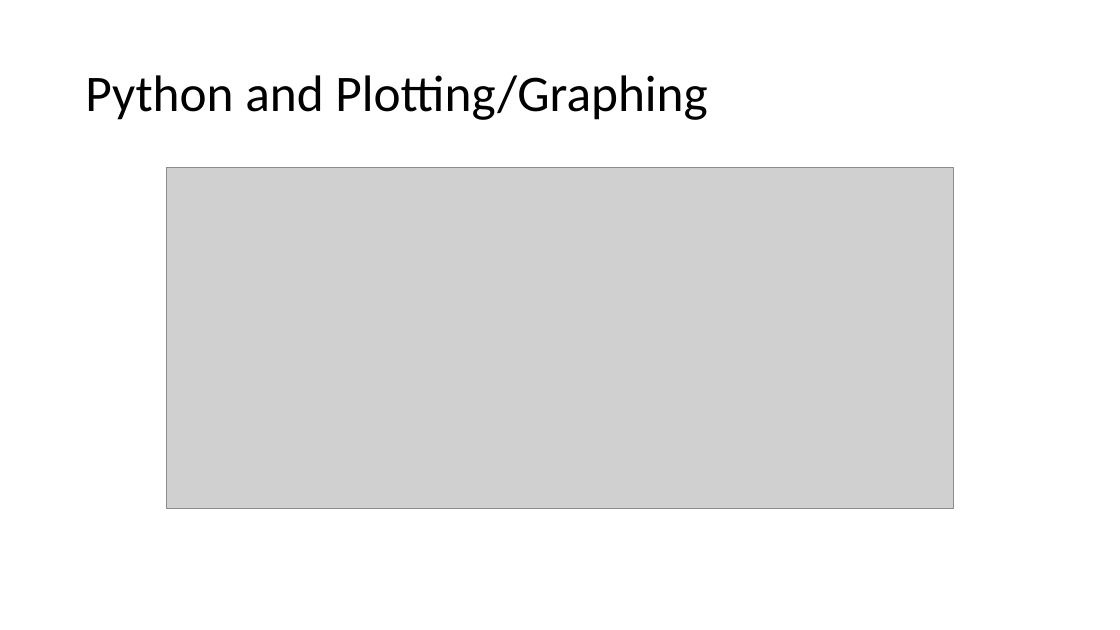
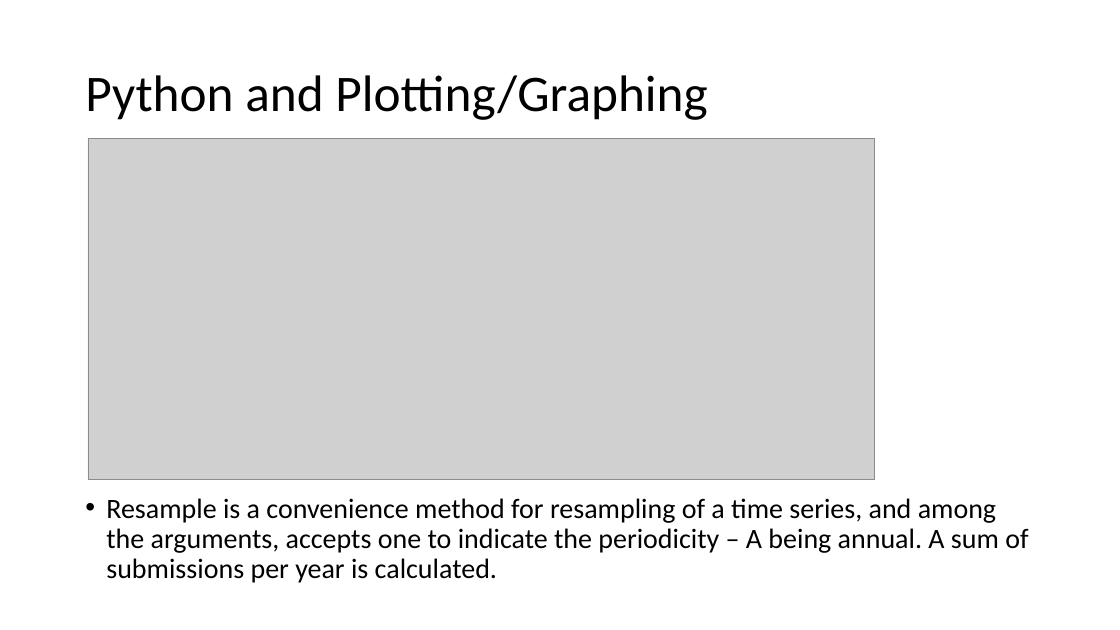
Before and after one commit to ndeshpa/Bootcamp, a slide deck: slide 5 of PythonLabPlots.pptx (slide 4 before the commit). Drawn at 1120x630 pixels with LibreOffice and Linux fonts; fonts in the diff are those of the drawing; grey boxes stand for pictures. Boxes give left, top, right and bottom in pixels: in the first picture for what was removed or moved away, otherwise in the second. Text is boxed around its words. In the diff, an @@ line names an element or a change of style, - is before the commit and + after.

Commit message:
Changes to Lab sample python files

```diff
--- a/PythonLabPlots.pptx
+++ b/PythonLabPlots.pptx
@@ picture: place and size @@
-picture at (166, 168, 953, 509)
+picture at (88, 139, 875, 480)
@@ text added at (106, 498, 1028, 583), 24 pt, text #000000 @@
+• Resample is a convenience method for resampling of a time series, and among the arguments, accepts one to indicate the periodicity – A being annual. A sum of submissions per year is calculated.
```
Also in this commit, not shown: 3 other slides changed, 4 slides added, 1 slide removed, 4 other files.
